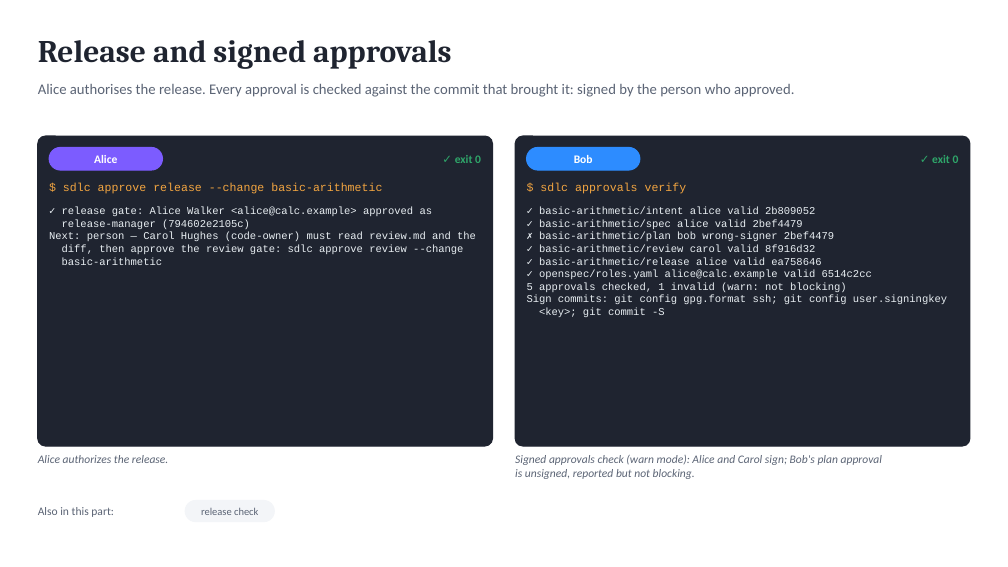
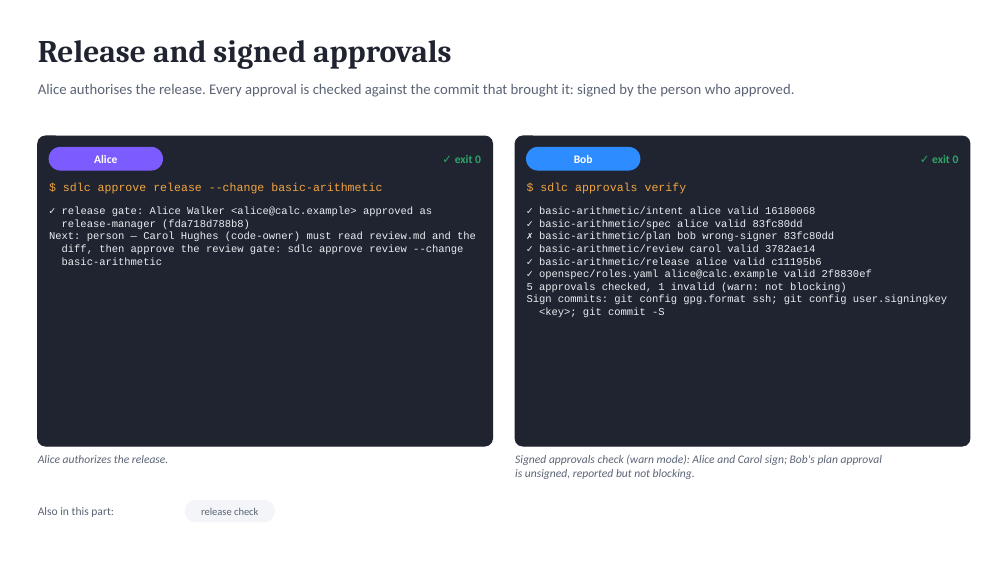
Before and after one commit to marin-ai-tech/sdlc, a slide deck: slide 13 of docs/demo/sdlc-calculator-demo.en.pptx. Drawn at 1008x567 pixels with LibreOffice and Linux fonts; fonts in the diff are those of the drawing. Boxes give left, top, right and bottom in pixels: in the first picture for what was removed or moved away, otherwise in the second. Text is boxed around its words. In the diff, an @@ line names an element or a change of style, - is before the commit and + after.

```diff
--- a/docs/demo/sdlc-calculator-demo.en.pptx
+++ b/docs/demo/sdlc-calculator-demo.en.pptx
@@ text at box(539, 207, 872, 279): text changed @@
-✓ basic-arithmetic/intent alice valid 2b809052
-✓ basic-arithmetic/spec alice valid 2bef4479
-✗ basic-arithmetic/plan bob wrong-signer 2bef4479
-✓ basic-arithmetic/review carol valid 8f916d32
-✓ basic-arithmetic/release alice valid ea758646
-✓ openspec/roles.yaml alice@calc.example valid 6514c2cc
+✓ basic-arithmetic/intent alice valid 16180068
+✓ basic-arithmetic/spec alice valid 83fc80dd
+✗ basic-arithmetic/plan bob wrong-signer 83fc80dd
+✓ basic-arithmetic/review carol valid 3782ae14
+✓ basic-arithmetic/release alice valid c11195b6
+✓ openspec/roles.yaml alice@calc.example valid 2f8830ef
@@ text at box(62, 220, 250, 229): text changed @@
-release-manager (794602e2105c)
+release-manager (fda718d788b8)
```
Also in this commit, not shown: 4 other slides changed, 36 other files.
